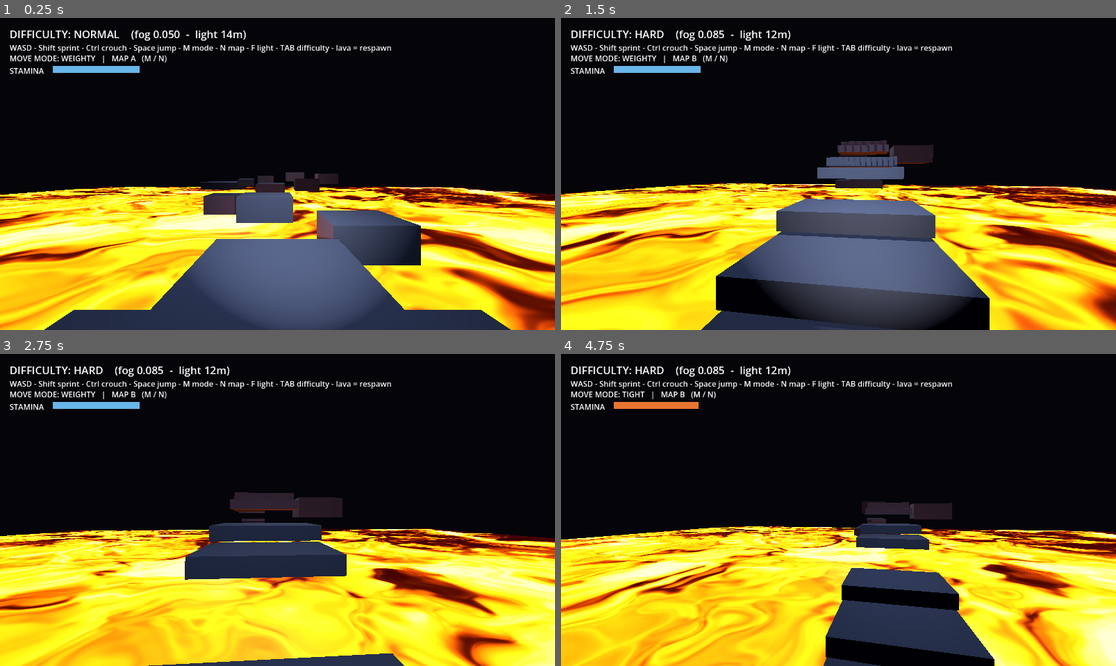
Above: before the commit, frames 1-4 (two rows, left to right).
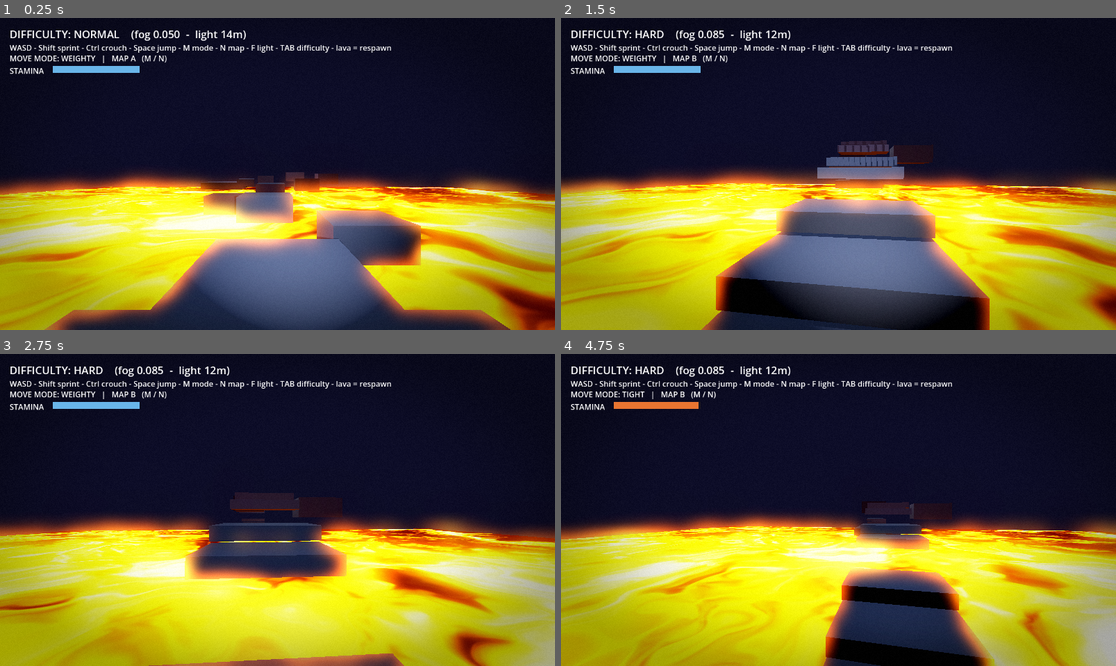
Above: after the commit, the same moments.

Repository: Ehido/gamedev
Game: Godot game, scene res://Main.tscn
Two runs of this game, one before a commit and one after it. Both use one fixed random seed, a clock stepped at 60 frames per second and the inputs below.
Inputs (mouse positions are in pixels of both pictures, inside the frame that each line leads up to):
- Up to frame 1 (0.25 s): no input
- Up to frame 2 (1.5 s): tap Enter at 0.5 s; move the mouse to (866, 174) at 0.52 s; hold W from 0.53 s (still down); tap N at 0.6 s; tap Space at 0.77 s; move the mouse to (810, 174) at 1.27 s; tap Tab at 1.35 s
- Up to frame 3 (2.75 s): keep holding W; tap Space at 1.52 s; move the mouse to (288, 503) at 2.02 s; tap F at 2.1 s
- Up to frame 4 (4.75 s): keep holding W; move the mouse to (832, 516) at 2.77 s; tap M at 2.85 s; tap Space at 3.02, 3.77, 4.52 s; move the mouse to (877, 513) at 3.52 s; hold Ctrl 3.53-4.28 s; move the mouse to (794, 506) at 4.27 s; tap Shift at 4.35 s

The runs differ from the first frame. In frame 1, 62% of the frame differs, in the area x 0-100%, y 0-100%; in frame 2, 58%; in frame 3, 65%; in frame 4, 64%.

Commit message:
MURK: beauty pass (bloom, SDFGI, colour grade, grain/vignette); capture face + engine notes
- Environment: glow/bloom on bright emitters, SDFGI dynamic GI so the lava
  bounces light, slight contrast/saturation grade.
- Full-screen post shader: soft vignette + film grain for a lo-fi mood (under
  the HUD).
- IDEAS.md: capture eyes-lead-head 'side-eye' look-tracking (DPI-normalized,
  needs a character model) and the custom-vs-Godot engine decision.
- Rebuild Windows MURK.exe.

Diff:
--- a/games/murk/scripts/Main.gd
+++ b/games/murk/scripts/Main.gd
@@ -43,6 +43,7 @@
 	_rebuild_map()        # builds the course + sets the spawn point
 	_build_player()
 	_build_fog_volume()
+	_build_post()
 	_build_hud()
 	Difficulty.changed.connect(_apply_difficulty)
 	_apply_difficulty()
@@ -82,6 +83,22 @@
 	_env.volumetric_fog_temporal_reprojection_amount = 0.95
 	_env.volumetric_fog_ambient_inject = 1.5
 	_env.volumetric_fog_gi_inject = 0.0
+	# --- Beauty pass: bloom on bright emitters, dynamic GI, slight colour grade.
+	_env.glow_enabled = true
+	_env.glow_intensity = 0.9
+	_env.glow_strength = 1.0
+	_env.glow_bloom = 0.15
+	_env.glow_blend_mode = Environment.GLOW_BLEND_MODE_SCREEN
+	_env.glow_hdr_threshold = 0.95
+	_env.set("glow_levels/2", 1.0)
+	_env.set("glow_levels/3", 1.0)
+	_env.set("glow_levels/4", 1.0)
+	_env.set("glow_levels/5", 1.0)
+	_env.sdfgi_enabled = true
+	_env.adjustment_enabled = true
+	_env.adjustment_brightness = 1.0
+	_env.adjustment_contrast = 1.08
+	_env.adjustment_saturation = 1.06
 	var world_env := WorldEnvironment.new()
 	world_env.environment = _env
 	add_child(world_env)
@@ -223,8 +240,21 @@
 	fog.material = _fog_material
 	add_child(fog)
 
+func _build_post() -> void:
+	var canvas := CanvasLayer.new()
+	canvas.layer = 5  # under the HUD (layer 10), over the 3D view
+	add_child(canvas)
+	var rect := ColorRect.new()
+	rect.set_anchors_preset(Control.PRESET_FULL_RECT)
+	rect.mouse_filter = Control.MOUSE_FILTER_IGNORE
+	var sm := ShaderMaterial.new()
+	sm.shader = preload("res://shaders/post.gdshader")
+	rect.material = sm
+	canvas.add_child(rect)
+
 func _build_hud() -> void:
 	var canvas := CanvasLayer.new()
+	canvas.layer = 10
 	add_child(canvas)
 	_hud = Label.new()
 	_hud.position = Vector2(20.0, 18.0)
--- /dev/null
+++ b/games/murk/shaders/post.gdshader
@@ -0,0 +1,23 @@
+shader_type canvas_item;
+// Full-screen post pass: a soft vignette and subtle film grain over the
+// rendered frame, for a lo-fi horror mood. Drawn under the HUD.
+
+uniform sampler2D screen_tex : hint_screen_texture, filter_linear_mipmap;
+uniform float vignette_amount = 0.35;
+uniform float grain_amount = 0.035;
+
+void fragment() {
+	vec3 col = texture(screen_tex, SCREEN_UV).rgb;
+
+	// Vignette: darken toward the edges.
+	vec2 d = SCREEN_UV - vec2(0.5);
+	float vig = smoothstep(0.75, 0.12, dot(d, d) * 2.2);
+	col *= mix(1.0 - vignette_amount, 1.0, vig);
+
+	// Animated film grain.
+	float n = fract(sin(dot(SCREEN_UV * vec2(1213.0, 3221.0) + TIME,
+		vec2(12.9898, 78.233))) * 43758.5453);
+	col += (n - 0.5) * grain_amount;
+
+	COLOR = vec4(col, 1.0);
+}
Not shown, added: games/murk/shaders/post.gdshader.uid
Not shown, changed: games/murk/IDEAS.md
